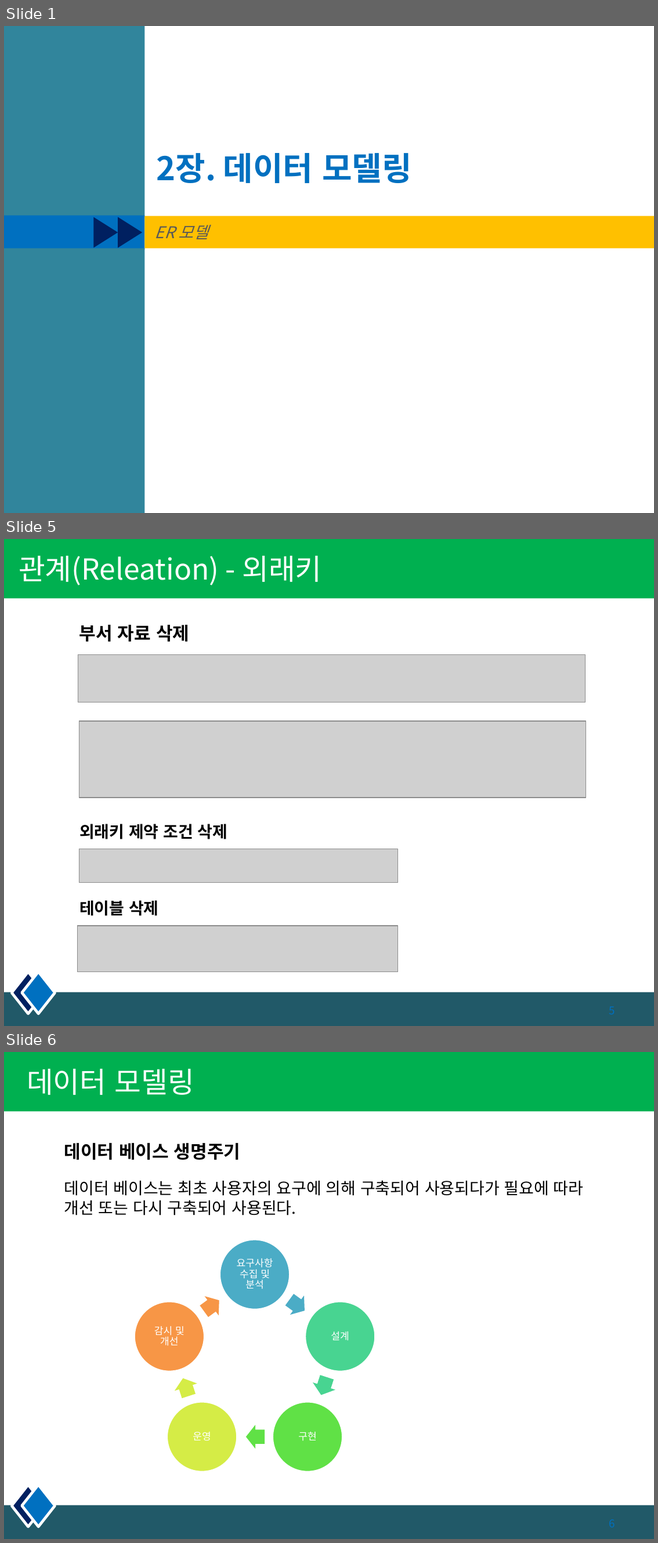
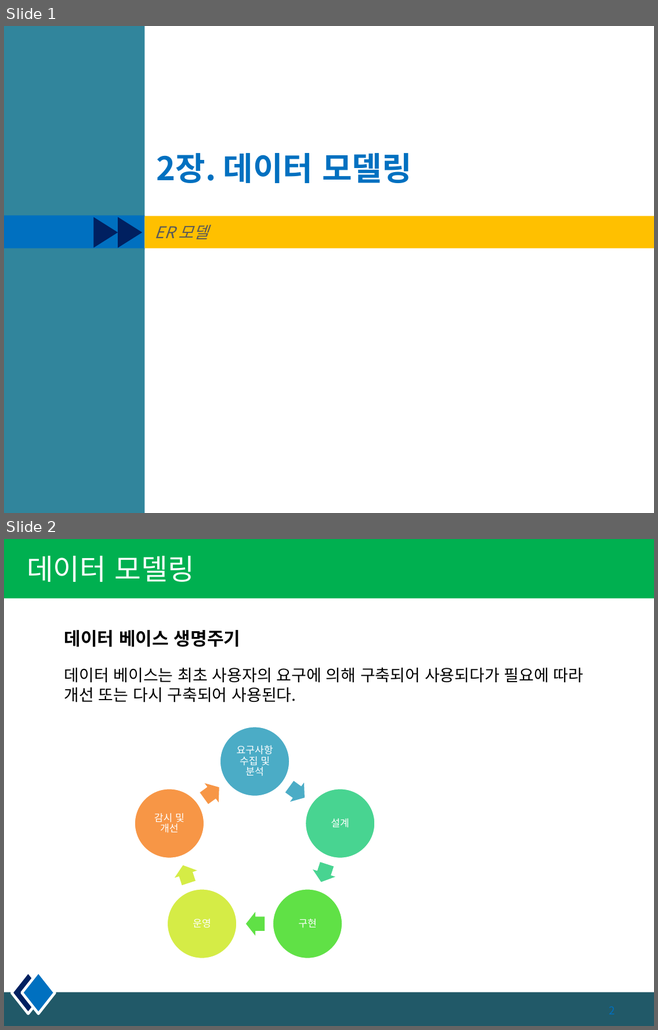
Before and after one commit to kiyongee2/dbworks, a slide deck: DB_PPT/2장. 데이터 모델링.pptx. Shown one above the other, each under a label of ours: slides 1, 5 and 6 before the commit, slides 1 and 2 after it; the slides between them are not shown. The pictures are 658x1543 and 658x1030 pixels, drawn with LibreOffice and Linux fonts; fonts in the diff are those of the drawing; grey boxes stand for pictures; background and template pictures are left out. Boxes give left, top, right and bottom in pixels: in the first picture for what was removed or moved away, otherwise in the second. Text is boxed around its words. In the diff, an @@ line names an element or a change of style, - is before the commit and + after.

```diff
--- a/DB_PPT/2장. 데이터 모델링.pptx
+++ b/DB_PPT/2장. 데이터 모델링.pptx
@@ slide 5 removed at bbox=[4, 539, 654, 1026], background #FFFFFF; not listed: 4 template elements that a slide beside it also shows @@
@@ title removed at bbox=[18, 556, 321, 585] @@
-관계(Releation) - 외래키
@@ text removed at bbox=[79, 625, 189, 642] @@
-부서 자료 삭제
@@ picture removed at bbox=[78, 654, 585, 702] @@
@@ picture removed at bbox=[79, 721, 586, 798] @@
@@ text removed at bbox=[79, 824, 228, 839] @@
-외래키 제약 조건 삭제
@@ picture removed at bbox=[79, 849, 398, 882] @@
@@ text removed at bbox=[79, 900, 159, 916] @@
-테이블 삭제
@@ picture removed at bbox=[78, 925, 398, 972] @@
@@ what was slide 6 is now slide 2 @@
```
Also in this commit, not shown: 3 other slides removed, 4 other files.
